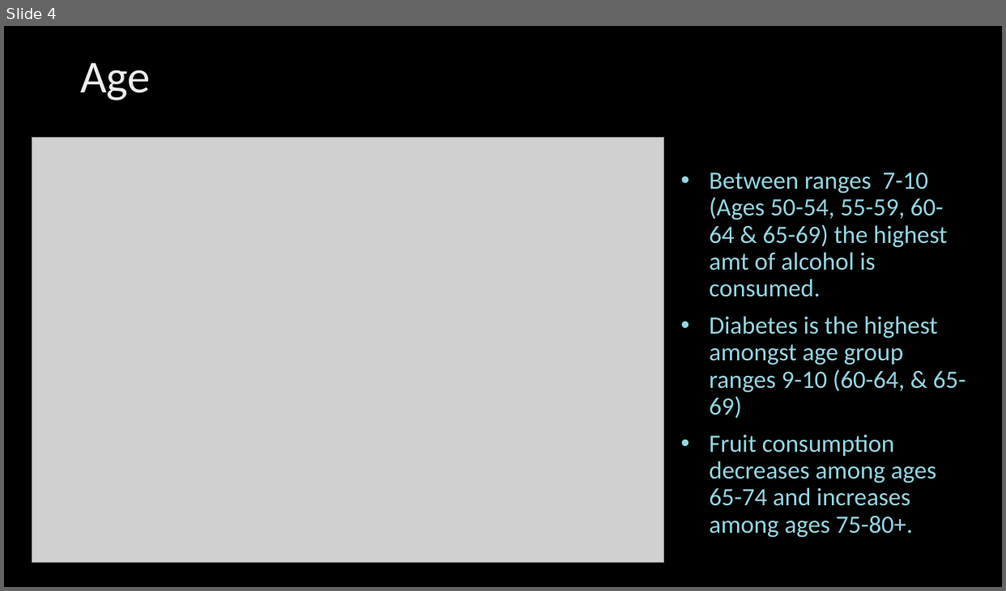
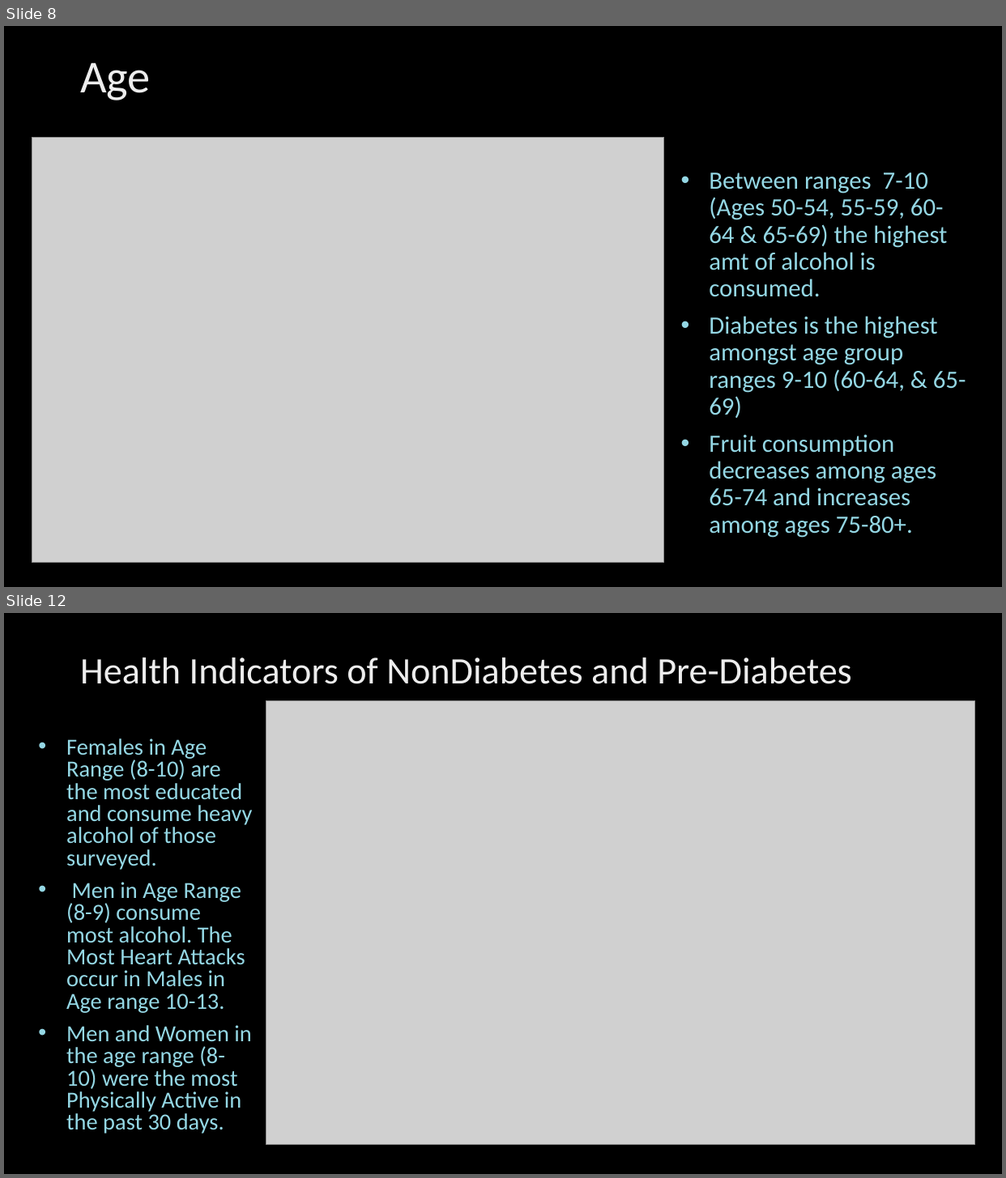
Before and after one commit to Rosedragon87/Capstone_Project_2021, a slide deck: Data_Science_Capstone_2021.pptx. Shown one above the other, each under a label of ours: slide 4 before the commit, slides 8 and 12 after it; the slides between them are not shown. The pictures are 1006x591 and 1006x1178 pixels, drawn with LibreOffice and Linux fonts; fonts in the diff are those of the drawing; grey boxes stand for pictures; background and template pictures are left out. Boxes give left, top, right and bottom in pixels: in the first picture for what was removed or moved away, otherwise in the second. Text is boxed around its words. In the diff, an @@ line names an element or a change of style, - is before the commit and + after.

```diff
--- a/Data_Science_Capstone_2021.pptx
+++ b/Data_Science_Capstone_2021.pptx
@@ slide 12 added at bbox=[4, 613, 1002, 1174], background picture (left out) @@
@@ title added at bbox=[80, 658, 852, 684], 36 pt, text gradient #BFBFBF to #EDEDED to #FFFFFF @@
+Health Indicators of NonDiabetes and Pre-Diabetes
@@ picture added at bbox=[266, 701, 976, 1145] @@
@@ text added at bbox=[66, 739, 252, 1134], 22.2 pt, text gradient #9FDBE7 to #94D7E4 to #BFE7EF to #FFFFFF @@
+• Females in Age Range (8-10) are the most educated and consume heavy alcohol of those surveyed.
+• Men in Age Range (8-9) consume most alcohol. The Most Heart Attacks occur in Males in Age range 10-13.
+• Men and Women in the age range (8-10) were the most Physically Active in the past 30 days.
@@ what was slide 4 is now slide 8 @@
```
Also in this commit, not shown: 5 slides changed, 8 other slides added, 12 slides removed.
